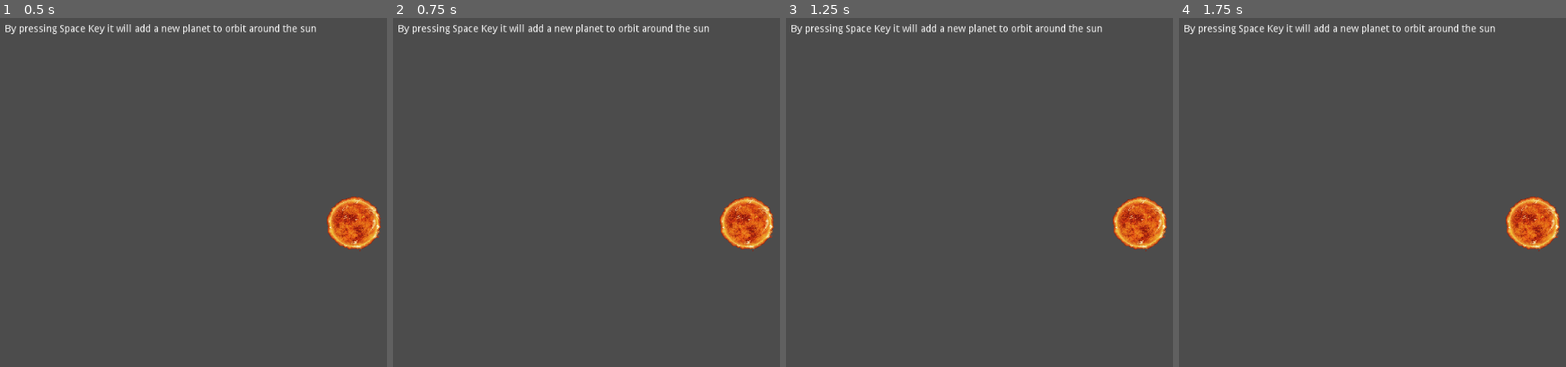
Above: before the commit, frames 1-4 (left to right).
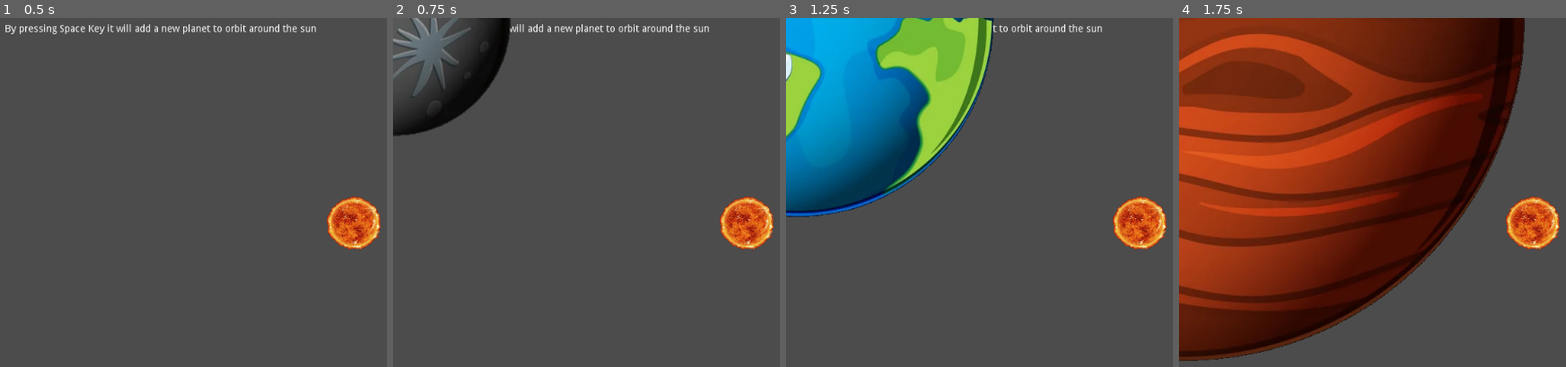
Above: after the commit, the same moments.

Repository: ncdev2015/SolarSystem-Godot
Game: Godot game, scene res://main/main.tscn
Same seed, same stepped clock (60 frames per second), same inputs: the game is played once before the commit and once after it.
Inputs:
- Up to frame 1 (0.5 s): no input
- Up to frame 2 (0.75 s): tap Enter at 0.5 s; tap Space at 0.6 s
- Up to frame 3 (1.25 s): tap Space at 0.77, 1.07 s
- Up to frame 4 (1.75 s): tap Space at 1.35, 1.52 s

Frame 1 is identical in both runs. In frame 2, 5.7% of the frame differs, in the area x 0-31%, y 0-34%; in frame 3, 24%; in frame 4, 69%, in the area x 0-90%, y 0-99%.

Commit message:
Updated: add planet to scene by clicking space key

Diff:
--- a/main/main.gd
+++ b/main/main.gd
@@ -1,7 +1,28 @@
 extends Node2D
 
+var planets: Array
+var distance = 10
+
+var mercury = preload("res://planets/mercury.tscn")
+var venus = preload("res://planets/venus.tscn")
+var earth = preload("res://planets/earth.tscn")
+var mars = preload("res://planets/mars.tscn")
+var jupiter = preload("res://planets/jupiter.tscn")
+var saturn = preload("res://planets/saturn.tscn")
+var neptune = preload("res://planets/neptune.tscn")
+var uranus = preload("res://planets/uranus.tscn")
+
 func _ready():
-	pass
+	planets = [
+		mercury,
+		venus,
+		earth,
+		mars,
+		jupiter,
+		saturn,
+		neptune,
+		uranus
+	]
 
 func _process(delta):
 	pass
@@ -10,4 +31,12 @@
 	if event is InputEventKey:
 		# Run only once per press
 		if event.pressed and event.scancode == KEY_SPACE and not event.echo:
-			print("space pressed")
+			var next_planet = get_next_planet()
+			if next_planet:
+				add_planet_to_scene(next_planet)
+
+func get_next_planet():
+	return planets.pop_front()
+
+func add_planet_to_scene(planet):
+	add_child(planet.instance())
--- /dev/null
+++ b/planets/earth.tscn
@@ -0,0 +1,8 @@
+[gd_scene load_steps=2 format=2]
+
+[ext_resource path="res://assets/earth.png" type="Texture" id=1]
+
+[node name="Node2D" type="Node2D"]
+
+[node name="Sprite" type="Sprite" parent="."]
+texture = ExtResource( 1 )
--- /dev/null
+++ b/planets/jupiter.tscn
@@ -0,0 +1,8 @@
+[gd_scene load_steps=2 format=2]
+
+[ext_resource path="res://assets/jupiter.png" type="Texture" id=1]
+
+[node name="Node2D" type="Node2D"]
+
+[node name="Sprite" type="Sprite" parent="."]
+texture = ExtResource( 1 )
--- /dev/null
+++ b/planets/mars.tscn
@@ -0,0 +1,8 @@
+[gd_scene load_steps=2 format=2]
+
+[ext_resource path="res://assets/mars.png" type="Texture" id=1]
+
+[node name="Node2D" type="Node2D"]
+
+[node name="Sprite" type="Sprite" parent="."]
+texture = ExtResource( 1 )
--- /dev/null
+++ b/planets/mercury.tscn
@@ -0,0 +1,8 @@
+[gd_scene load_steps=2 format=2]
+
+[ext_resource path="res://assets/mercury.png" type="Texture" id=1]
+
+[node name="Node2D" type="Node2D"]
+
+[node name="Sprite" type="Sprite" parent="."]
+texture = ExtResource( 1 )
--- /dev/null
+++ b/planets/neptune.tscn
@@ -0,0 +1,8 @@
+[gd_scene load_steps=2 format=2]
+
+[ext_resource path="res://assets/neptune.png" type="Texture" id=1]
+
+[node name="Node2D" type="Node2D"]
+
+[node name="Sprite" type="Sprite" parent="."]
+texture = ExtResource( 1 )
--- /dev/null
+++ b/planets/planet.tscn
@@ -0,0 +1,11 @@
+[gd_scene load_steps=2 format=2]
+
+[sub_resource type="StreamTexture" id=1]
+flags = 4
+load_path = "res://.import/earth.png-5c77209a8261efaa89dd573662e61a35.stex"
+
+[node name="Earth" type="Node2D"]
+
+[node name="earth" type="Sprite" parent="."]
+scale = Vector2( 0.250749, 0.258627 )
+texture = SubResource( 1 )
--- /dev/null
+++ b/planets/saturn.tscn
@@ -0,0 +1,8 @@
+[gd_scene load_steps=2 format=2]
+
+[ext_resource path="res://assets/saturn.png" type="Texture" id=1]
+
+[node name="Node2D" type="Node2D"]
+
+[node name="Sprite" type="Sprite" parent="."]
+texture = ExtResource( 1 )
--- /dev/null
+++ b/planets/uranus.tscn
@@ -0,0 +1,8 @@
+[gd_scene load_steps=2 format=2]
+
+[ext_resource path="res://assets/uranus.png" type="Texture" id=1]
+
+[node name="Node2D" type="Node2D"]
+
+[node name="Sprite" type="Sprite" parent="."]
+texture = ExtResource( 1 )
--- /dev/null
+++ b/planets/venus.tscn
@@ -0,0 +1,8 @@
+[gd_scene load_steps=2 format=2]
+
+[ext_resource path="res://assets/venus.png" type="Texture" id=1]
+
+[node name="Node2D" type="Node2D"]
+
+[node name="Sprite" type="Sprite" parent="."]
+texture = ExtResource( 1 )
--- /dev/null
+++ b/test.gd
@@ -0,0 +1,36 @@
+extends Node2D
+
+# File to test GDScript sintax
+
+var nums = [2,3,4,1,5,2]
+
+var imagesPath = "res://assets/images/planets"
+
+# Return an array with images file names from a folder
+func list_files_in_directory(path):
+	var files = []
+	var dir = Directory.new()
+	dir.open(path)
+	dir.list_dir_begin()
+
+	while true:
+		var file = dir.get_next()
+		if file == "":
+			break
+		elif not file.begins_with("."):
+			if not file.ends_with('import'):
+				files.append(file)
+
+	dir.list_dir_end()
+
+	return files
+
+func _ready():
+	print(nums)
+	# Delete firs element if exists
+	# print(nums.pop_front())
+
+	# Delete an element of a position, returng Null
+	print(nums.remove(1))
+
+	print(nums)
--- /dev/null
+++ b/test/test.tscn
@@ -0,0 +1,6 @@
+[gd_scene load_steps=2 format=2]
+
+[ext_resource path="res://test.gd" type="Script" id=1]
+
+[node name="test" type="Node2D"]
+script = ExtResource( 1 )
